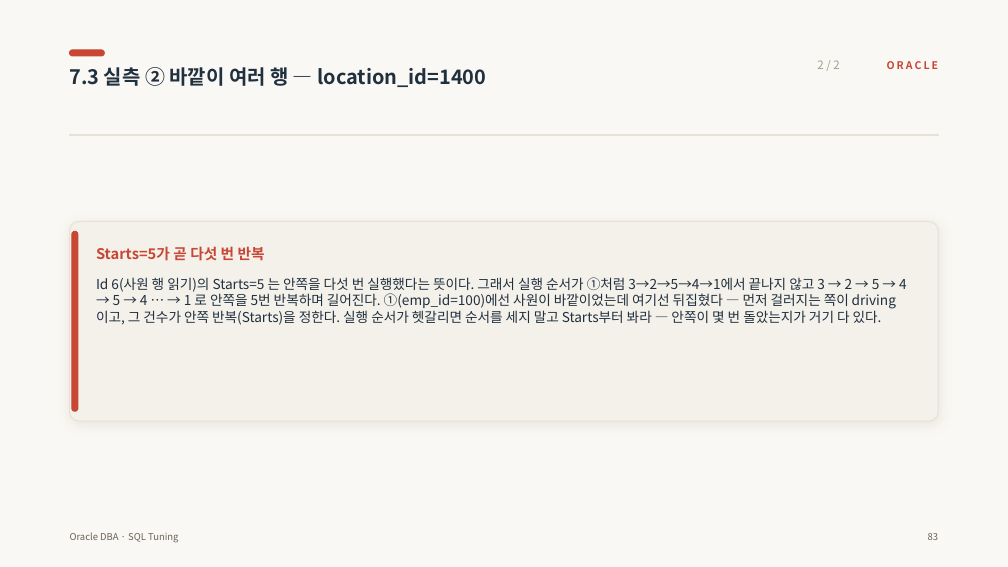
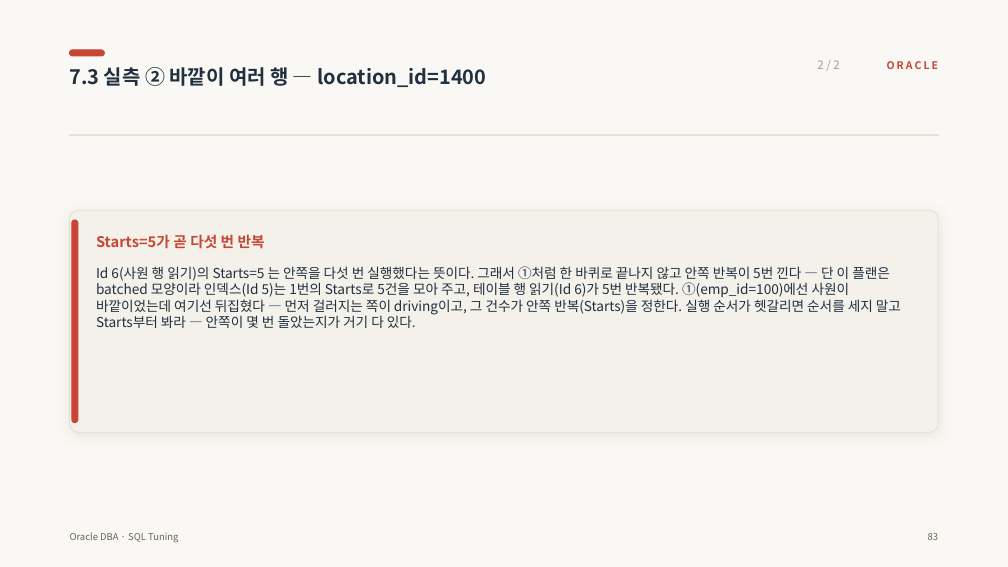
Before and after one commit to jokwangwon/ora-ppt-gen, a slide deck: slide 92 of files/sql_tuning.pptx. Drawn at 1008x567 pixels with LibreOffice and Linux fonts; fonts in the diff are those of the drawing. Boxes give left, top, right and bottom in pixels: in the first picture for what was removed or moved away, otherwise in the second. Text is boxed around its words. In the diff, an @@ line names an element or a change of style, - is before the commit and + after.

```diff
--- a/files/sql_tuning.pptx
+++ b/files/sql_tuning.pptx
@@ rounded rectangle: place and size @@
-rounded rectangle at [70,222,938,421]
+rounded rectangle at [70,210,938,433]
@@ rounded rectangle at [70,210,938,433]: proportions changed @@
@@ rounded rectangle: place and size @@
-rounded rectangle at [72,231,78,411]
+rounded rectangle at [72,220,78,423]
@@ text "Starts=5가 곧 다섯 번 반복": place and size @@
-text "Starts=5가 곧 다섯 번 반복" at [96,246,265,261]
+text "Starts=5가 곧 다섯 번 반복" at [96,234,265,249]
@@ text at [96,266,901,328]: text changed @@
-Id 6(사원 행 읽기)의 Starts=5 는 안쪽을 다섯 번 실행했다는 뜻이다. 그래서 실행 순서가 ①처럼 3→2→5→4→1에서 끝나지 않고 3 → 2 → 5 → 4 → 5 → 4 … → 1 로 안쪽을 5번 반복하며 길어진다. ①(emp_id=100)에선 사원이 바깥이었는데 여기선 뒤집혔다 — 먼저 걸러지는 쪽이 driving이고, 그 건수가 안쪽 반복(Starts)을 정한다. 실행 순서가 헷갈리면 순서를 세지 말고 Starts부터 봐라 — 안쪽이 몇 번 돌았는지가 거기 다 있다.
+Id 6(사원 행 읽기)의 Starts=5 는 안쪽을 다섯 번 실행했다는 뜻이다. 그래서 ①처럼 한 바퀴로 끝나지 않고 안쪽 반복이 5번 낀다 — 단 이 플랜은 batched 모양이라 인덱스(Id 5)는 1번의 Starts로 5건을 모아 주고, 테이블 행 읽기(Id 6)가 5번 반복됐다. ①(emp_id=100)에선 사원이 바깥이었는데 여기선 뒤집혔다 — 먼저 걸러지는 쪽이 driving이고, 그 건수가 안쪽 반복(Starts)을 정한다. 실행 순서가 헷갈리면 순서를 세지 말고 Starts부터 봐라 — 안쪽이 몇 번 돌았는지가 거기 다 있다.
```
Also in this commit, not shown: 27 other slides changed, 1 slide added, 14 other files.
